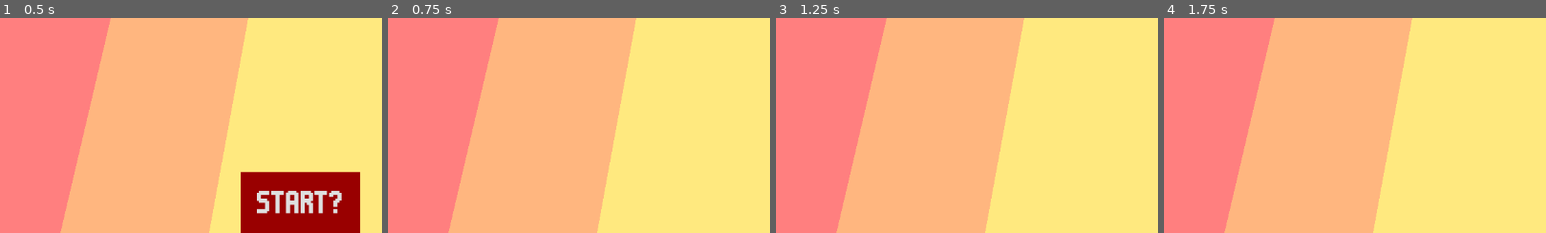
Above: before the commit, frames 1-4 (left to right).
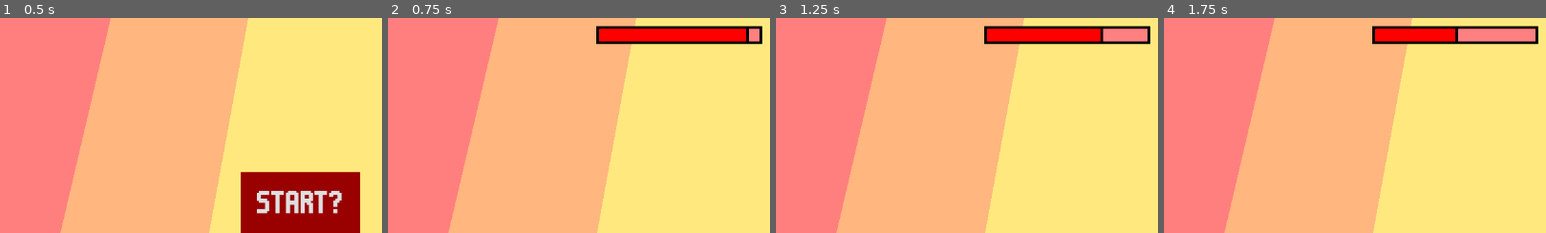
Above: after the commit, the same moments.

Repository: LiranDat/Spitandspell
Game: Godot game, scene res://scenes/main/main.tscn
The game is run twice, just before and just after one commit, with the same random seed, the same clock (stepped at 60 frames per second) and the same inputs.
Inputs (mouse positions are % of the whole screen's width and height, from its top left):
- Up to frame 1 (0.5 s): no input
- Up to frame 2 (0.75 s): click "START?" at 0.5 s
- Up to frame 3 (1.25 s): no input
- Up to frame 4 (1.75 s): move the mouse to (50, 50) at 1.27 s; click (50, 50) at 1.42 s
The pictures show only the part of the screen within x 12-62%, y 10-60%; the shares and areas given below are measured in that part.

Frame 1 is identical in both runs. In frame 2, 3.9% of the frame differs, in the area x 54-98%, y 3-13%; in frame 3, 3.9%; in frame 4, 3.9%.
Error in both runs: Invalid access of index '0' on a base object of type: 'PackedStringArray'. (res://scenes/lyrics/lyrics.gd:24)

Commit message:
timer bar

Diff:
--- a/scenes/lyrics/lyrics.tscn
+++ b/scenes/lyrics/lyrics.tscn
@@ -1,8 +1,24 @@
-[gd_scene load_steps=4 format=3 uid="uid://cafagrb0vw5pl"]
+[gd_scene load_steps=6 format=3 uid="uid://cafagrb0vw5pl"]
 
 [ext_resource type="Script" uid="uid://ddpr70s8jwaq5" path="res://scenes/lyrics/lyrics.gd" id="1_benk7"]
 [ext_resource type="FontFile" uid="uid://6ybbtdjigu8h" path="res://fonts/m6x11.ttf" id="1_s2xdx"]
 [ext_resource type="AudioStream" uid="uid://cq5daor6swjwj" path="res://sounds/ooh.wav" id="3_a3jdk"]
+
+[sub_resource type="StyleBoxFlat" id="StyleBoxFlat_a3jdk"]
+bg_color = Color(1, 0.5, 0.5, 1)
+border_width_left = 4
+border_width_top = 4
+border_width_right = 4
+border_width_bottom = 4
+border_color = Color(0, 0, 0, 1)
+
+[sub_resource type="StyleBoxFlat" id="StyleBoxFlat_146f6"]
+bg_color = Color(1, 0, 0, 1)
+border_width_left = 4
+border_width_top = 4
+border_width_right = 4
+border_width_bottom = 4
+border_color = Color(0, 0, 0, 1)
 
 [node name="lyrics" type="RichTextLabel"]
 anchors_preset = 15
@@ -35,11 +51,14 @@
 [node name="ooh" type="AudioStreamPlayer2D" parent="."]
 stream = ExtResource("3_a3jdk")
 
-[node name="timer_bar" type="TextureProgressBar" parent="."]
+[node name="timer_bar" type="ProgressBar" parent="."]
 layout_mode = 0
 offset_left = 451.0
 offset_top = 80.0
 offset_right = 701.0
-offset_bottom = 105.0
+offset_bottom = 107.0
+theme_override_styles/background = SubResource("StyleBoxFlat_a3jdk")
+theme_override_styles/fill = SubResource("StyleBoxFlat_146f6")
 max_value = 2.4
 step = 0.1
+show_percentage = false
